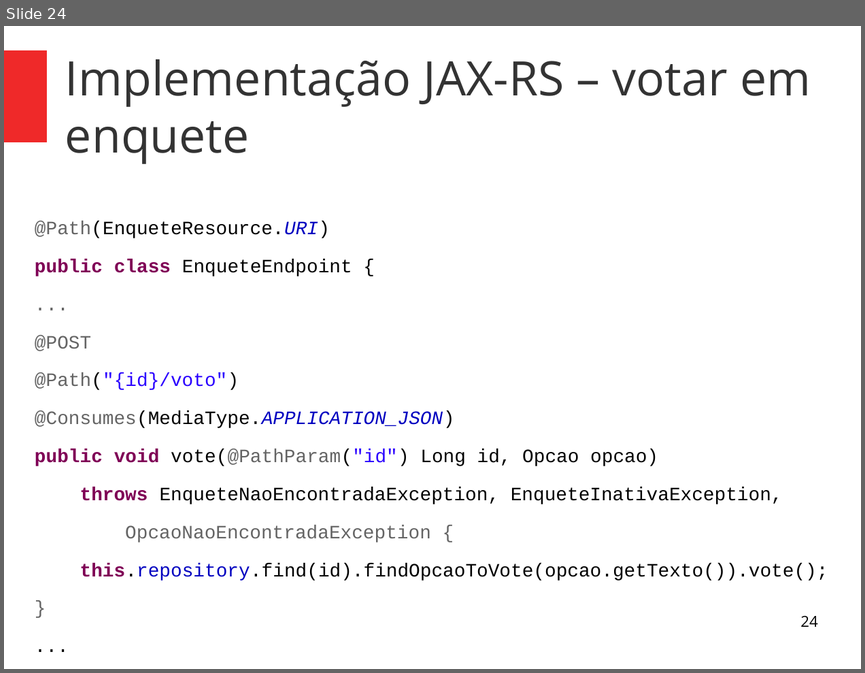
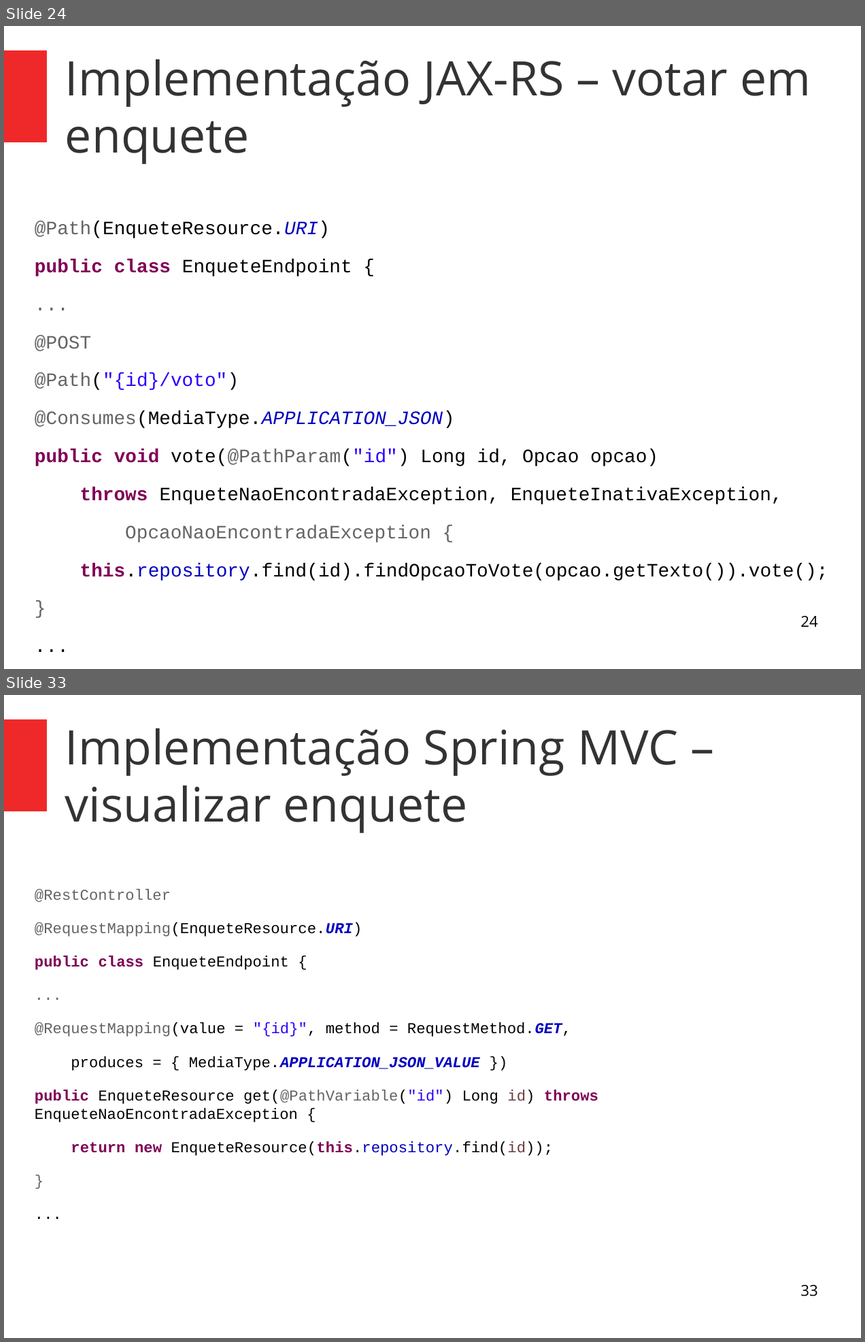
Before and after one commit to alexandrefvb/restful-webservices-workshop, a slide deck: apresentacao/parte2-pratica.odp. Shown one above the other, each under a label of ours: slide 24 before the commit, slides 24 and 33 after it; the slides between them are not shown. The pictures are 865x673 and 865x1342 pixels, drawn with LibreOffice and Linux fonts; fonts in the diff are those of the drawing. Boxes give left, top, right and bottom in pixels: in the first picture for what was removed or moved away, otherwise in the second. Text is boxed around its words. In the diff, an @@ line names an element or a change of style, - is before the commit and + after.

Commit message:
Apresentacao parte 2 - Spring MVC

```diff
--- a/apresentacao/parte2-pratica.odp
+++ b/apresentacao/parte2-pratica.odp
@@ slide 33 added at [4, 695, 861, 1338], background #FFFFFF; not listed: 1 template element that a slide beside it also shows @@
@@ title added at [65, 728, 678, 833], 44 pt, text #333333 @@
+Implementação Spring MVC – visualizar enquete
@@ text added at [35, 889, 598, 1155], 14 pt, text #000000 @@
+@RestController
+@RequestMapping(EnqueteResource.URI)
+public class EnqueteEndpoint {
+...
+@RequestMapping(value = "{id}", method = RequestMethod.GET,
+produces = { MediaType.APPLICATION_JSON_VALUE })
+public EnqueteResource get(@PathVariable("id") Long id) throws EnqueteNaoEncontradaException {
+return new EnqueteResource(this.repository.find(id));
+}
+...
@@ page number added at [800, 1285, 817, 1296], 14 pt, text #000000 @@
+33
```
Also in this commit, not shown: 4 slides changed, 13 other slides added, 2 other files.
